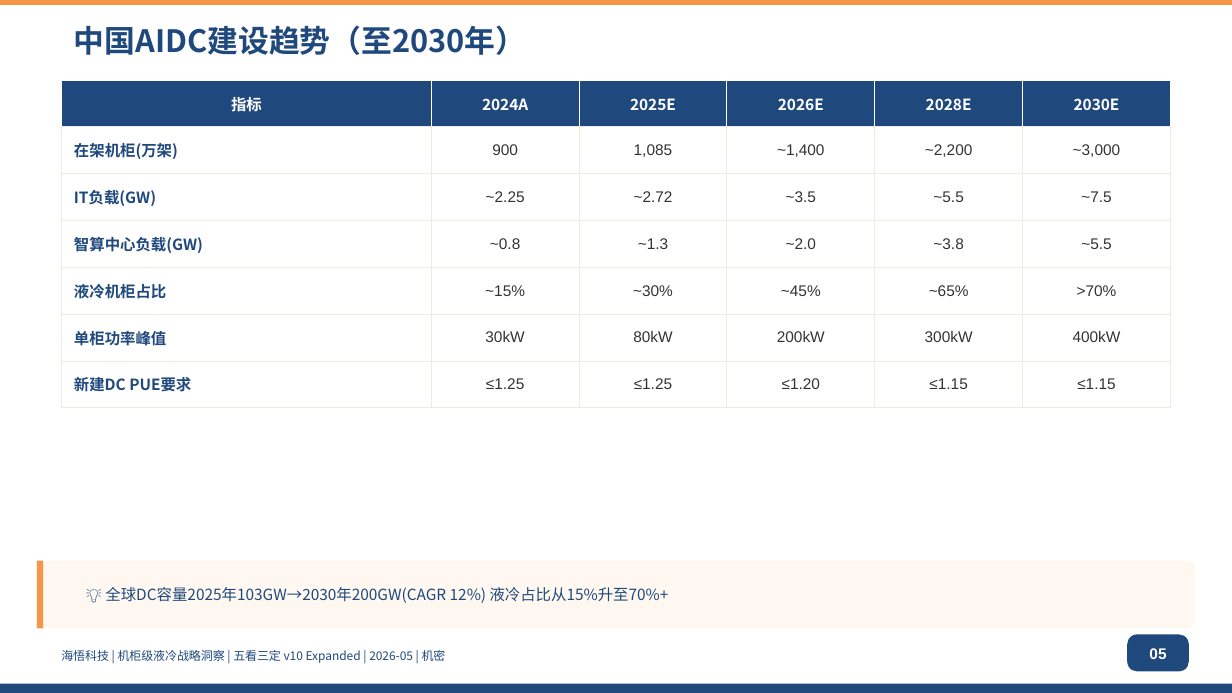
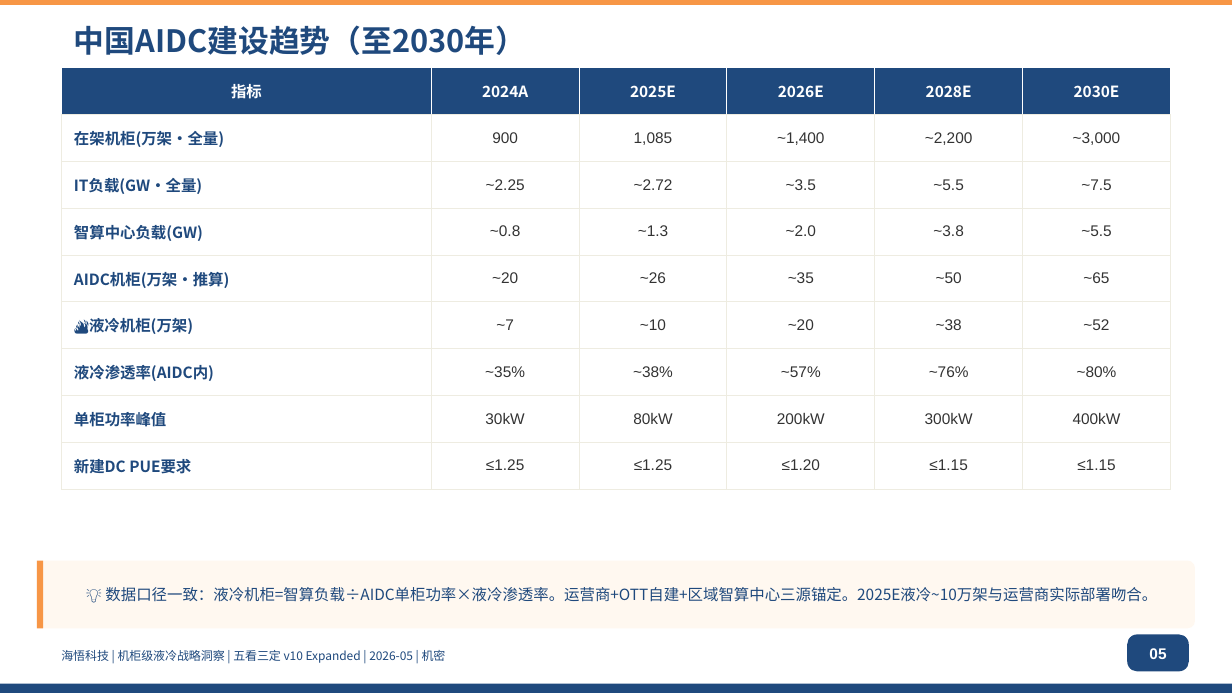
Before and after one commit to marshall9900/liquid-cooling-ecosystem, a slide deck: slide 5 of analysis/liquid-cooling/ppt/海悟液冷五看三定-Expanded-R4-updated-20260510.pptx. Drawn at 1232x693 pixels with LibreOffice and Linux fonts; fonts in the diff are those of the drawing. Boxes give left, top, right and bottom in pixels: in the first picture for what was removed or moved away, otherwise in the second. Text is boxed around its words. In the diff, an @@ line names an element or a change of style, - is before the commit and + after.

Commit message:
fix: 液冷机柜数据口径修正 — 基础从全量→智算AIDC锚定
根因: s005将液冷占比(30-70%)应用于全中国1,085万架在架机柜
→ 推得325万液冷机柜 与运营商实际~10万架严重不符

修复:
- s005: 液冷机柜=智算负载÷单柜功率×液冷渗透率
  2024A~7万→2030E~52万(锚定运营商+OTT+区域智算三源)
- s007: 移除"占比15%→70%"和TAM ¥39B→¥250B误导表述
- s072: 电源冷板TAM ¥39B→¥19B(52万柜×120片×¥300)
- s075: Manifold出货80K→600K套(锚定52万柜)
- v10 slide-08: 液冷机柜口径同步修正
- 新增显式推导过程+源注释→铁律⑪推算公式透明化

```diff
--- a/analysis/liquid-cooling/ppt/海悟液冷五看三定-Expanded-R4-updated-20260510.pptx
+++ b/analysis/liquid-cooling/ppt/海悟液冷五看三定-Expanded-R4-updated-20260510.pptx
@@ table at [62, 68, 1170, 478] @@
-row 2, column 1: 在架机柜(万架)
+row 2, column 1: 在架机柜(万架·全量)
-row 3, column 1: IT负载(GW)
+row 3, column 1: IT负载(GW·全量)
-row 5: 液冷机柜占比 | ~15% | ~30% | ~45% | ~65% | >70%
+row 5: AIDC机柜(万架·推算) | ~20 | ~26 | ~35 | ~50 | ~65
+row 6: 🔥液冷机柜(万架) | ~7 | ~10 | ~20 | ~38 | ~52
+row 7: 液冷渗透率(AIDC内) | ~35% | ~38% | ~57% | ~76% | ~80%
@@ table: place and size @@
-table at [62, 80, 1170, 396]
+table at [62, 68, 1170, 478]
@@ text at [105, 587, 1157, 602]: text changed @@
-💡 全球DC容量2025年103GW→2030年200GW(CAGR 12%) 液冷占比从15%升至70%+
+💡 数据口径一致：液冷机柜=智算负载÷AIDC单柜功率×液冷渗透率。运营商+OTT自建+区域智算中心三源锚定。2025E液冷~10万架与运营商实际部署吻合。
```
Also in this commit, not shown: 5 other slides changed, 7 other files.
